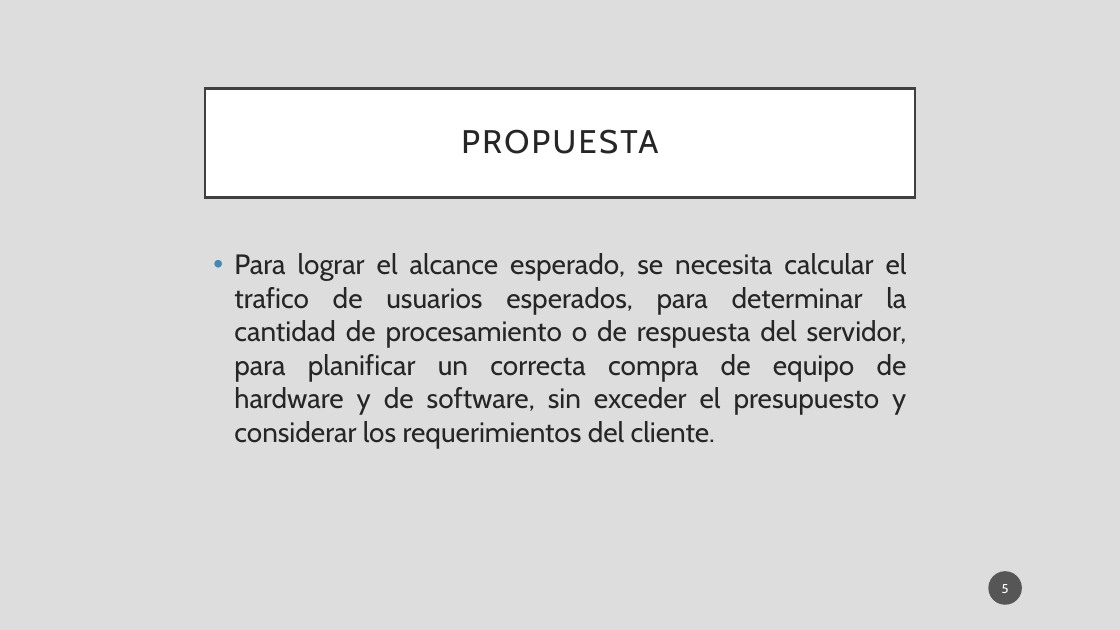
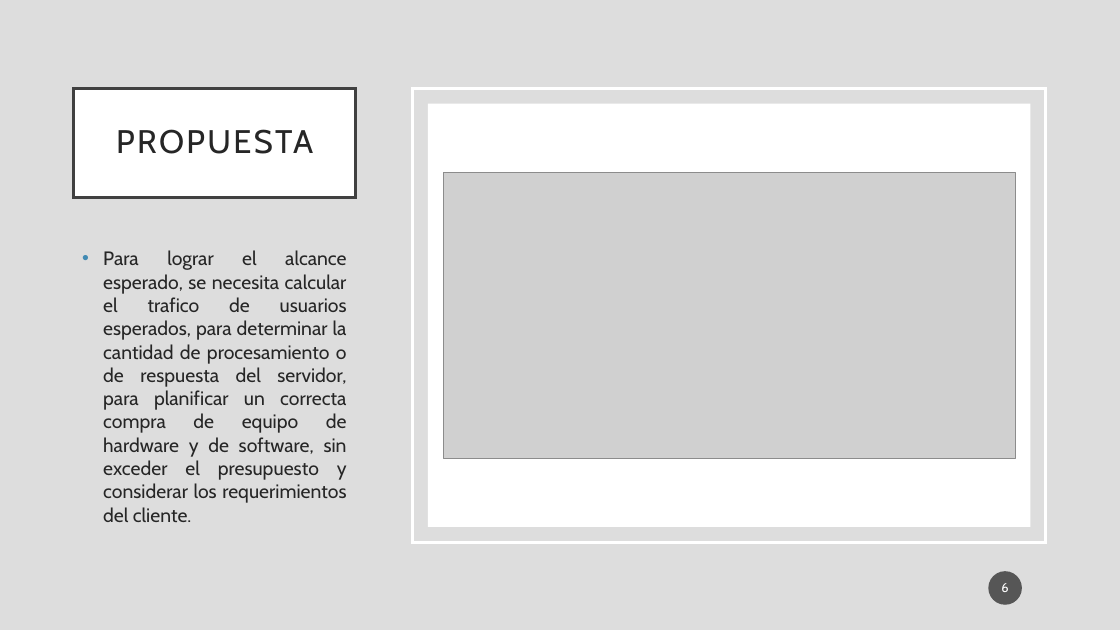
Before and after one commit to LeonelCano/Prueba1, a slide deck: slide 6 of Demanda 8.pptx (slide 5 before the commit). Drawn at 1120x630 pixels with LibreOffice and Linux fonts; fonts in the diff are those of the drawing; grey boxes stand for pictures. Boxes give left, top, right and bottom in pixels: in the first picture for what was removed or moved away, otherwise in the second. Text is boxed around its words. In the diff, an @@ line names an element or a change of style, - is before the commit and + after.

```diff
--- a/Demanda 8.pptx
+++ b/Demanda 8.pptx
@@ title "PROPUESTA": place and size @@
-title "PROPUESTA" at (205,88,915,197)
+title "PROPUESTA" at (74,88,355,197)
@@ rectangle added at (413,88,1045,542), outline #FFFFFF 2.5 pt @@
@@ rectangle added at (428,103,1030,527), fill #FFFFFF @@
@@ picture added at (443,172,1015,458) @@
@@ text "Para lograr el alcance esperado, ...": place and size @@
-text "Para lograr el alcance esperado, ..." at (234,253,907,449)
+text "Para lograr el alcance esperado, ..." at (103,250,347,522)
@@ text "Para lograr el alcance esperado, ..." at (103,250,347,522): size 24 to 16.6 pt @@
@@ page number at (1001,583,1008,592): text changed @@
-5
+6
```
Also in this commit, not shown: 2 other slides changed, 1 slide added.
